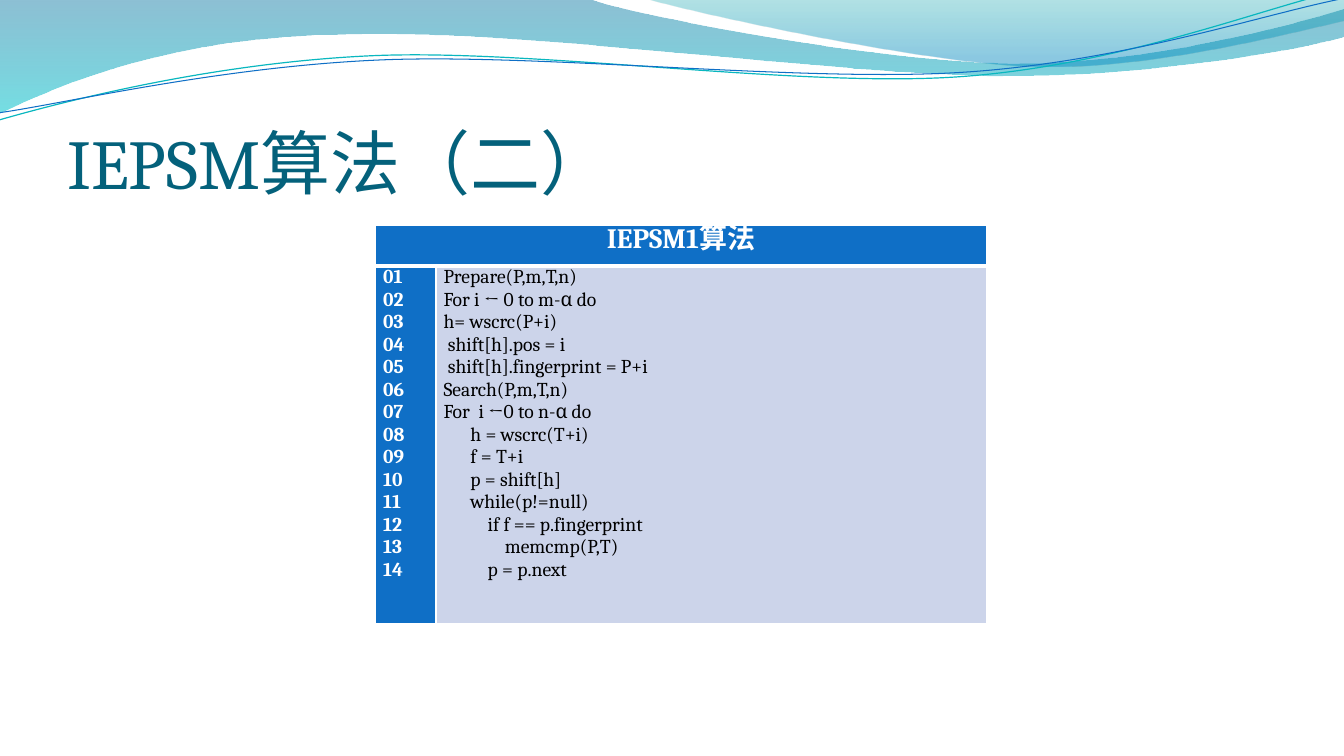
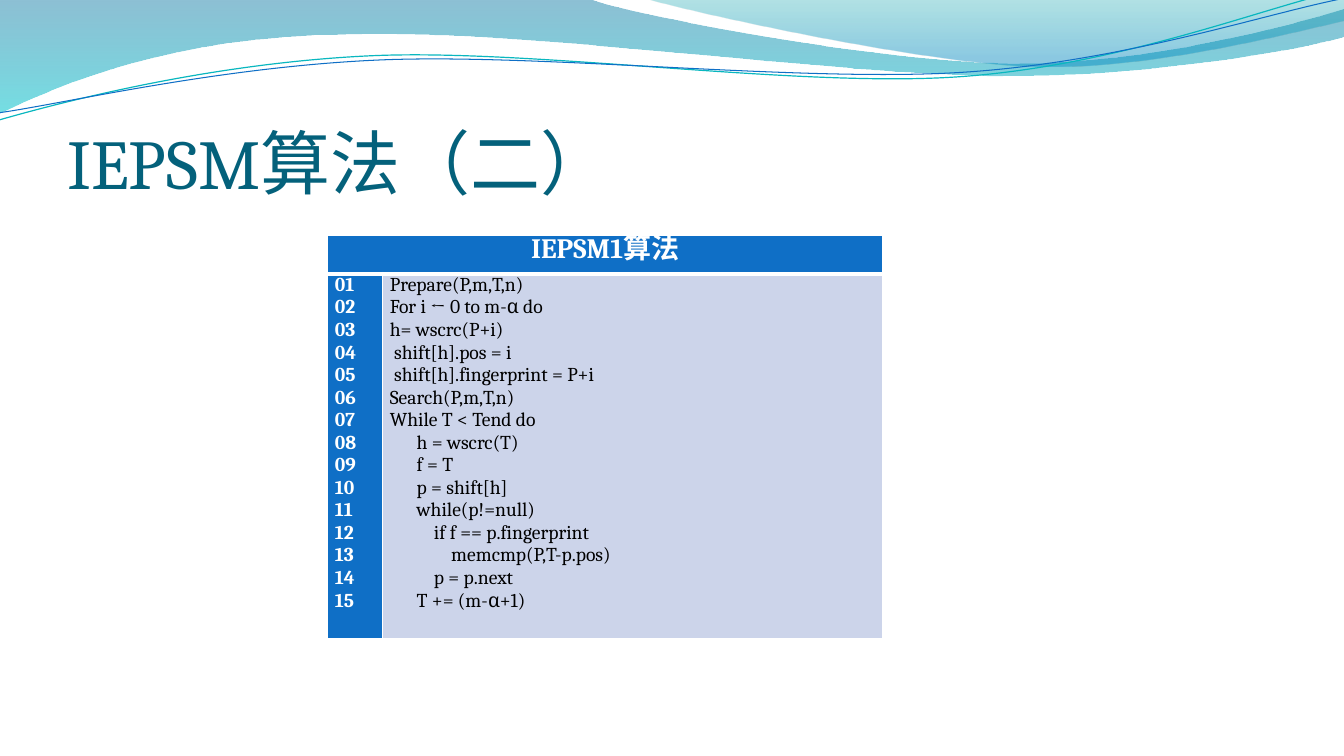
Before and after one commit to SouHo/Documents, a slide deck: slide 11 of 毕设/串匹配答辩.pptx. Drawn at 1344x756 pixels with LibreOffice and Linux fonts; fonts in the diff are those of the drawing; background and template pictures are left out. Boxes give left, top, right and bottom in pixels: in the first picture for what was removed or moved away, otherwise in the second. Text is boxed around its words. In the diff, an @@ line names an element or a change of style, - is before the commit and + after.

```diff
--- a/毕设/串匹配答辩.pptx
+++ b/毕设/串匹配答辩.pptx
@@ table at (328, 236, 883, 638) @@
-row 2, column 1: 01 / 02 / 03 / 04 / 05 / 06 / 07 / 08 / 09 / 10 / 11 / 12 / 13 / 14
+row 2, column 1: 01 / 02 / 03 / 04 / 05 / 06 / 07 / 08 / 09 / 10 / 11 / 12 / 13 / 14 / 15
-row 2, column 2: Prepare(P,m,T,n) / For i ← 0 to m-α do / h= wscrc(P+i) / shift[h].pos = i / shift[h].fingerprint = P+i / Search(P,m,T,n) / For i ←0 to n-α do / h = wscrc(T+i) / f = T+i / p = shift[h] / while(p!=null) / if f == p.fingerprint / memcmp(P,T) / p = p.next
+row 2, column 2: Prepare(P,m,T,n) / For i ← 0 to m-α do / h= wscrc(P+i) / shift[h].pos = i / shift[h].fingerprint = P+i / Search(P,m,T,n) / While T < Tend do / h = wscrc(T) / f = T / p = shift[h] / while(p!=null) / if f == p.fingerprint / memcmp(P,T-p.pos) / p = p.next / T += (m-α+1)
@@ table: place and size @@
-table at (376, 226, 987, 623)
+table at (328, 236, 883, 638)
```
Also in this commit, not shown: 3 other slides changed, 1 slide removed, 8 other files.
